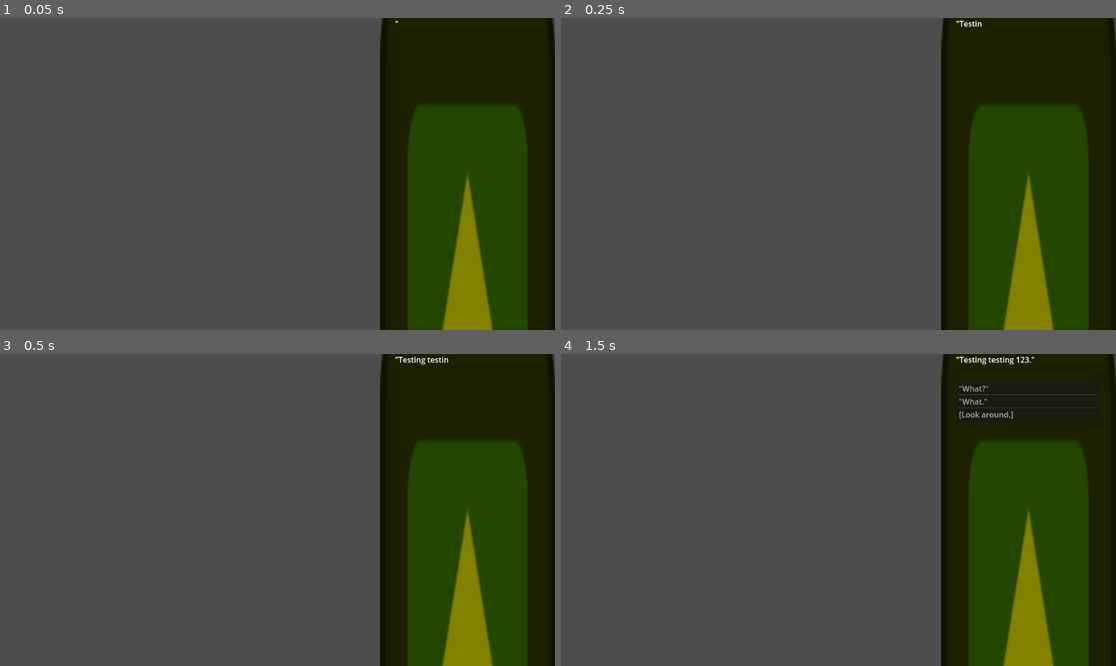
Above: before the commit, frames 1-4 (two rows, left to right).
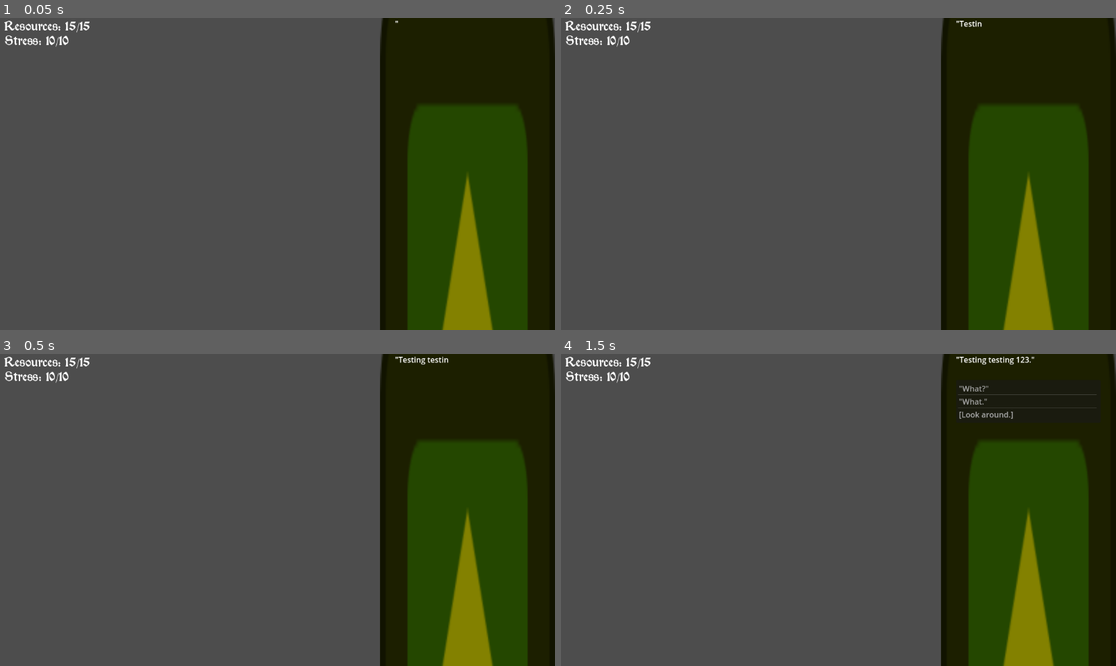
Above: after the commit, the same moments.

Repository: Jollista/Brackeys-Jam-2024.1
Game: Godot game, scene res://Dialogue/TestScene/dialogue_test.tscn
Two runs of this game, one before a commit and one after it. Both use one fixed random seed, a clock stepped at 60 frames per second and the inputs below. The project has no main scene, so this scene is started directly. The engine's default icon, where the game draws it, is replaced by a stand-in: a white triangle on a blue panel in a dark square.
Inputs (mouse positions are in pixels of both pictures, inside the frame that each line leads up to):
- Up to frame 1 (0.05 s): no input
- Up to frame 2 (0.25 s): no input
- Up to frame 3 (0.5 s): no input
- Up to frame 4 (1.5 s): move the mouse to (960, 494) at 0.52 s; click (960, 494) at 0.6 s; tap Enter at 1.25 s; move the mouse to (727, 525) at 1.27 s; click (727, 525) at 1.35 s

The runs differ from the first frame. In frame 1, 0.4% of the frame differs, in the area x 0-17%, y 0-10%; in frame 2, 0.4%; in frame 3, 0.4%; in frame 4, 0.4%.

Commit message:
Thank god it all works right, I was so worried for a while

Diff:
--- a/Dialogue/DialogueCanvas.gd
+++ b/Dialogue/DialogueCanvas.gd
@@ -180,9 +180,9 @@
 	if dialogue[current_dialogue].has("Check"):
 		var rank # rank of the skill check
 		var result # result of the skill check
-		var next_labels # labels for the next dialogue to be played
+		var next_labels = [] # labels for the next dialogue to be played
 		next_labels.append(dialogue[current_dialogue]["Check"]["Success"]) # 0
-		next_labels.append(dialogue[current_dialogue]["Check"]["Mixed"]) # 1
+		next_labels.append(dialogue[current_dialogue]["Check"]["Mixed Success"]) # 1
 		next_labels.append(dialogue[current_dialogue]["Check"]["Failure"]) # 2
 
 		# determine who makes the check
@@ -250,7 +250,9 @@
 
 # display selectable choices
 func display_choices(choices):
+	print("Choices : ", choices)
 	choices_list = ItemList.new()
+	choices_list.deselect_all()
 	choices_list.auto_height = true
 	choices_list.custom_minimum_size = Vector2(300, 0)
 	choices_list.max_text_lines = 10
@@ -266,12 +268,14 @@
 # on choice selected, update variables and disable all current dialogue options
 func _on_choice_selected(index:int):
 	selection = choice_items[index]
-	choice_selected.emit()
 
 	# display selection
+	print("itemlist queuefree")
 	choices_list.queue_free() # remove ItemList
 	chat.text += "\n\n[color=gray][i]" + selection["Text"] + "[/i]" # append selection to text
 	chat.visible_characters = -1 # make visible
+
+	choice_selected.emit()
 
 # Remove a choice from the list of selectable options
 func remove_choice(choice):
@@ -336,6 +340,8 @@
 		Dice.FAILURE:
 			success_message = "Failure"
 
+	chat.text += success_message
+
 	chat.visible_characters = -1
 
 # prompt the player to spend stress or not to boost their result by one step
@@ -348,4 +354,4 @@
 
 	display_choices(choices)
 	await choice_selected
-	return 0 if selection == "[Accept.]" else 1
+	return 0 if selection["Text"] == "[Accept.]" else 1
--- a/Dialogue/TestScene/dialogue_test.tscn
+++ b/Dialogue/TestScene/dialogue_test.tscn
@@ -1,9 +1,27 @@
-[gd_scene load_steps=3 format=3 uid="uid://dvlitmsnxm043"]
+[gd_scene load_steps=6 format=3 uid="uid://dvlitmsnxm043"]
 
 [ext_resource type="Script" path="res://Dialogue/TestScene/DialogueTest.gd" id="1_804h7"]
 [ext_resource type="PackedScene" uid="uid://d25uh34udprgi" path="res://Dialogue/dialogue_canvas.tscn" id="2_g6gdl"]
+[ext_resource type="PackedScene" uid="uid://c0vtil742qc3x" path="res://Combat/combat_tracker.tscn" id="3_pclw5"]
+[ext_resource type="PackedScene" uid="uid://kffnqt5olmid" path="res://Characters/character.tscn" id="4_qafdi"]
+[ext_resource type="PackedScene" uid="uid://p2niwgqj3vof" path="res://Resources/resource_canvas.tscn" id="5_5tpwi"]
 
 [node name="DialogueTest" type="Node2D"]
 script = ExtResource("1_804h7")
 
 [node name="DialogueCanvas" parent="." instance=ExtResource("2_g6gdl")]
+
+[node name="CombatTracker" parent="." instance=ExtResource("3_pclw5")]
+
+[node name="ResourceCanvas" parent="." instance=ExtResource("5_5tpwi")]
+
+[node name="Party" type="Node" parent="."]
+
+[node name="Mage" parent="Party" instance=ExtResource("4_qafdi")]
+party = "PCs"
+
+[node name="Warrior" parent="Party" instance=ExtResource("4_qafdi")]
+party = "PCs"
+
+[node name="Thief" parent="Party" instance=ExtResource("4_qafdi")]
+party = "PCs"
--- a/Resources/ResourceCanvas.gd
+++ b/Resources/ResourceCanvas.gd
@@ -9,4 +9,4 @@
 # update labels to accurately represent the current levels of each resource
 func update():
 	$Control/ResourceLabel.text = "Resources: " + str(ResourceTracker.get_resource_points()) + "/" + str(ResourceTracker.get_resource_point_max())
-	$Control/StressLabel.text = "Stress: " + str(ResourceTracker.get_stress()) + "/" + str(ResourceTracker.get_stress())
+	$Control/StressLabel.text = "Stress: " + str(ResourceTracker.get_stress()) + "/" + str(ResourceTracker.get_stress_max())
--- a/Resources/resource_canvas.tscn
+++ b/Resources/resource_canvas.tscn
@@ -16,7 +16,7 @@
 layout_mode = 0
 offset_left = 9.0
 offset_top = 6.0
-offset_right = 164.0
+offset_right = 227.0
 offset_bottom = 32.0
 theme_override_fonts/normal_font = ExtResource("2_gek05")
 theme_override_fonts/bold_font = ExtResource("2_gek05")
